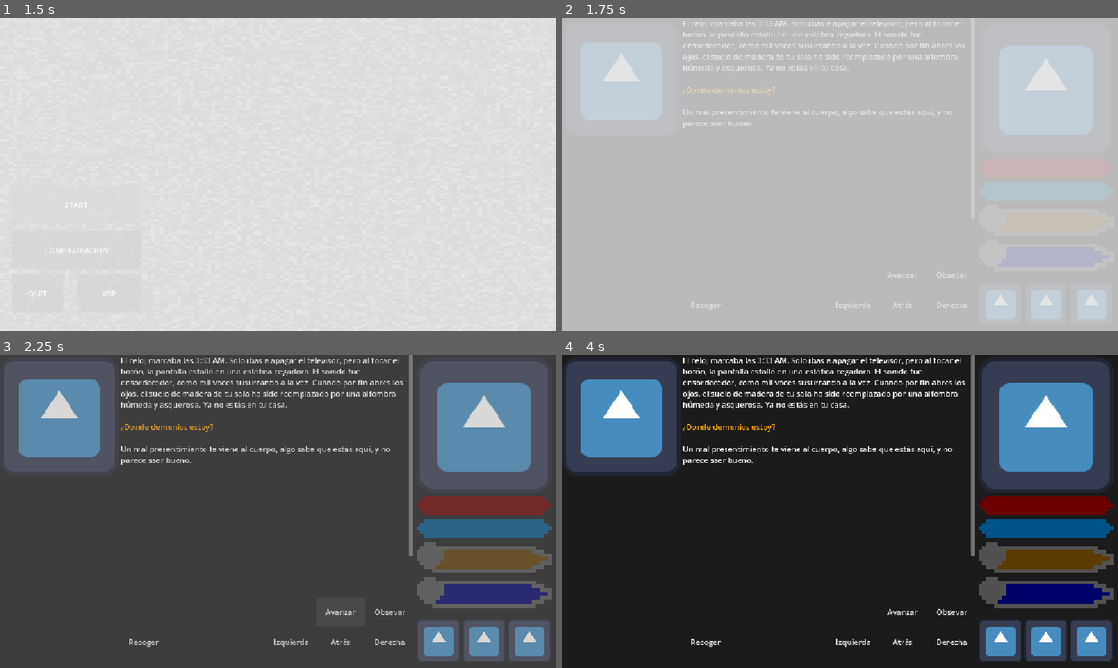
Above: before the commit, frames 1-4 (two rows, left to right).
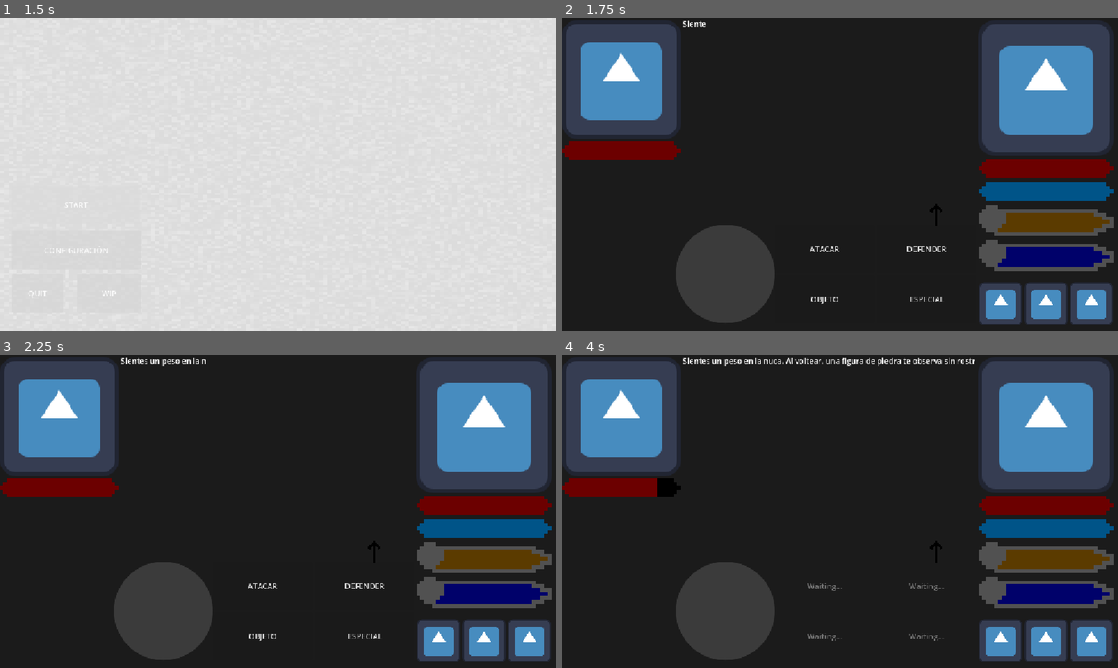
Above: after the commit, the same moments.

Repository: Unnamed-001/liminal-space
Game: Godot game, scene res://Escenas/Inicio.tscn
Same seed, same stepped clock (60 frames per second), same inputs: the game is played once before the commit and once after it. The engine's default icon, where the game draws it, is replaced by a stand-in: a white triangle on a blue panel in a dark square.
Inputs (mouse positions are in pixels of both pictures, inside the frame that each line leads up to):
- Up to frame 1 (1.5 s): click "START" at 0.5 s; click "START" at 1.25 s
- Up to frame 2 (1.75 s): no input
- Up to frame 3 (2.25 s): click (339, 611) at 2 s, where only the run before the commit has a clickable "Avanzar"
- Up to frame 4 (4 s): click (823, 586) at 2.75 s, where only the run after the commit has a clickable "ATACAR"; click (823, 586) at 3.5 s, where only the run after the commit has a clickable "Golpe"

Frame 1 is identical in both runs. In frame 2, 100% of the frame differs, in the area x 0-100%, y 0-100%; in frame 3, 85%; in frame 4, 9.3%.

Commit message:
Haciendo tiempo porque aun no creo que este bien

Diff:
--- a/Scripts/autoloads/GameMaster.gd
+++ b/Scripts/autoloads/GameMaster.gd
@@ -2,7 +2,7 @@
 class_name GM
 
 enum actions { SCRATCH, CORRODE, ENCHANT, DRIVE_MAD, FLEE, STALK, PURSUE, PIERCE, DEVOUR, IMMOBILIZE, HYPNOTIZE, OBSERVE, ADMIRE, STRIKE }
-enum special_case { DANGER_ZONE, RESTRICTED_AREA, DRAINING_AREA, POISON_AREA }
+enum special_case { DANGER_ZONE, RESTRICTED_AREA, DRAINING_AREA, POISON_AREA, NONE }
 
 signal ai_response(generated_text: String)
 signal player_action
--- a/Scripts/resources/Recurso_escenario.gd
+++ b/Scripts/resources/Recurso_escenario.gd
@@ -4,7 +4,7 @@
 @export_category("Info")
 @export var title: String = "TITLE"
 @export var id_zone: int = 0
-@export var special_event: Dictionary[GameMaster.special_case, float] = {}
+@export var special_event: Dictionary[GM.special_case, float] = {}
 @export_range(0, 10, 1) var difficulty: int = 0 # 0 bajo, 10 extremo
 @export_multiline() var context: String = "CONTEXTO IA"
 @export_multiline() var escenario_es_cl: Array[String] = [""]
--- a/Scripts/scenes/main_game.gd
+++ b/Scripts/scenes/main_game.gd
@@ -1,6 +1,7 @@
 extends Control
 class_name MainGame
 const max_turns: int = 5
+const min_probability: float = 30
 
 @onready var cRect = $ColorRect
 @onready var grid = $buttons/GridContainer
@@ -17,6 +18,7 @@
 var in_the_zone: int = 0
 var turn: int = 0
 
+var combat_probability: float = min_probability
 var flag_combat: bool = false
 
 func _ready() -> void:
@@ -166,6 +168,8 @@
 				btn.text = actions_text_dict[current_lang]
 
 func _update_current_zone() -> void:
+	var csse: Dictionary[GM.special_case, float] = current_stage.special_event
+	var rng: float = randi_range(0, 100)
 	current_zone = current_stage.id_zone
 	if last_zone != current_zone:
 		last_zone = current_zone
@@ -173,17 +177,21 @@
 	else:
 		turn += 1
 
-	match current_stage.special_event:
-		GM.special_case.DANGER_ZONE:
-			pass
-		GM.special_case.DRAINING_AREA:
-			GameMaster.thirst -= 3
-			GameMaster.hunger -= 3
-		GM.special_case.RESTRICTED_AREA:
-			pass
-		GM.special_case.POISON_AREA:
-			GameMaster.life -= 3
-
+	if csse.has(GM.special_case.NONE):
+		combat_probability = min_probability
+		return
+	if csse.has(GM.special_case.DANGER_ZONE):
+		combat_probability = min(combat_probability + csse[GM.special_case.DANGER_ZONE], 100)
+	if csse.has(GM.special_case.RESTRICTED_AREA):
+		pass # no se que añadir aquí
+	if csse.has(GM.special_case.POISON_AREA):
+		GameMaster.life -= roundi(csse[GM.special_case.POISON_AREA])
+	if csse.has(GM.special_case.DRAINING_AREA):
+		GameMaster.thirst -= 2 * csse[GM.special_case.DRAINING_AREA]
+		GameMaster.hunger -= csse[GM.special_case.DRAINING_AREA]
+
+	if rng > combat_probability:
+		combat()
 
 func _show_stats() -> void:
 	var statsLabel = $Status/stats as RichTextLabel
